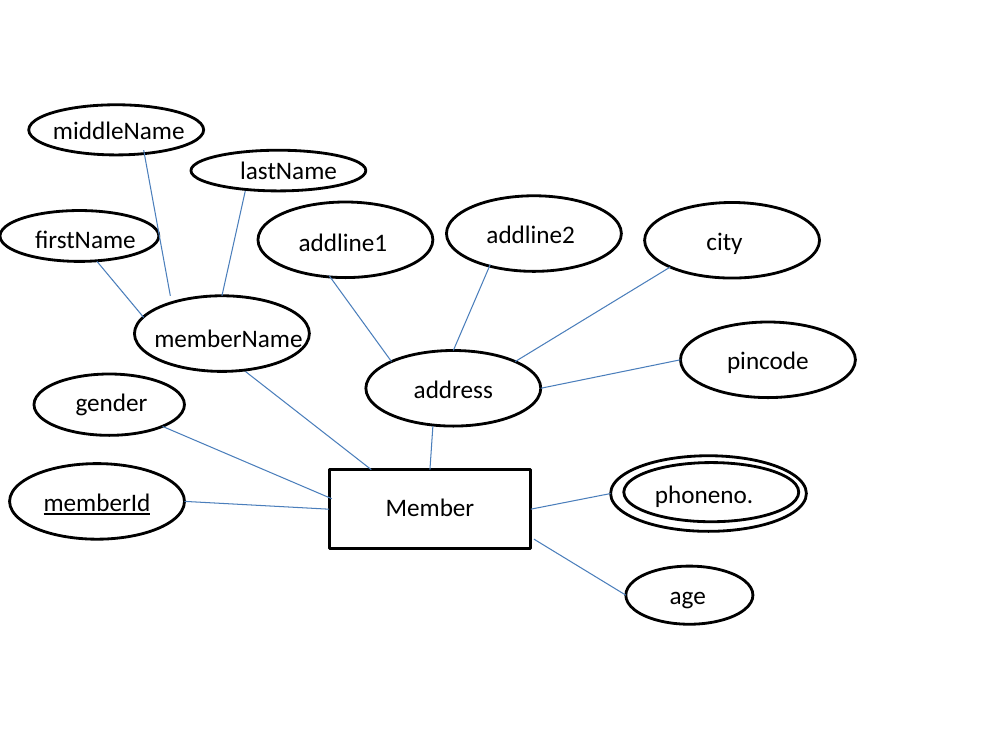
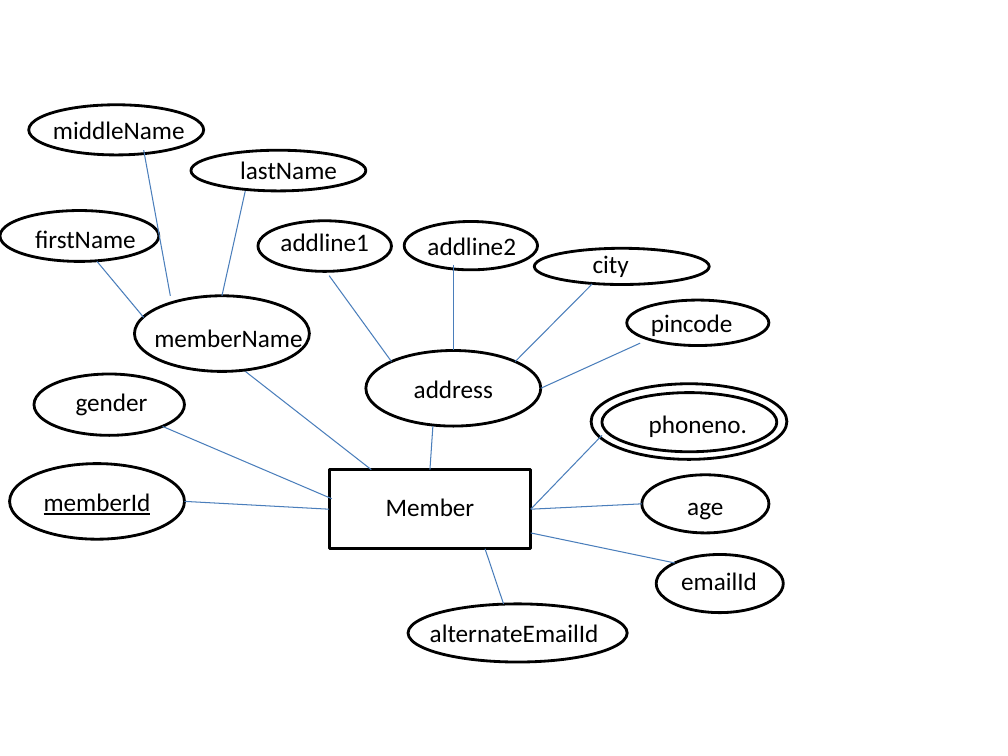
Before and after one commit to brillio-induction-2015-group-1/Project, a slide deck: slide 1 of Documentation/erdiagram.pptx. Drawn at 1008x756 pixels with LibreOffice and Linux fonts; fonts in the diff are those of the drawing. Boxes give left, top, right and bottom in pixels: in the first picture for what was removed or moved away, otherwise in the second. Text is boxed around its words. In the diff, an @@ line names an element or a change of style, - is before the commit and + after.

```diff
--- a/Documentation/erdiagram.pptx
+++ b/Documentation/erdiagram.pptx
@@ ellipse: place and size @@
-ellipse at box(258, 202, 433, 277)
+ellipse at box(258, 221, 391, 271)
@@ text "addline1": place and size @@
-text "addline1" at box(299, 233, 388, 251)
+text "addline1" at box(280, 233, 369, 251)
@@ ellipse: place and size @@
-ellipse at box(447, 196, 622, 271)
+ellipse at box(404, 222, 537, 270)
@@ text "addline2": place and size @@
-text "addline2" at box(486, 225, 575, 243)
+text "addline2" at box(427, 237, 516, 255)
@@ line moved from (490, 265) - (454, 351) to (454, 265) - (454, 351) @@
@@ ellipse: place and size @@
-ellipse at box(645, 203, 821, 278)
+ellipse at box(534, 248, 710, 284)
@@ text "city": place and size @@
-text "city" at box(706, 232, 742, 254)
+text "city" at box(593, 255, 629, 277)
@@ line moved from (670, 267) - (515, 362) to (592, 284) - (515, 362) @@
@@ ellipse: place and size @@
-ellipse at box(680, 322, 856, 397)
+ellipse at box(627, 300, 769, 346)
@@ text "pincode": place and size @@
-text "pincode" at box(727, 351, 809, 373)
+text "pincode" at box(651, 314, 733, 339)
@@ line moved from (680, 360) - (541, 388) to (640, 343) - (541, 388) @@
@@ ellipse: place and size @@
-ellipse at box(611, 456, 806, 531)
+ellipse at box(591, 384, 786, 460)
@@ ellipse: place and size @@
-ellipse at box(624, 463, 799, 522)
+ellipse at box(602, 393, 777, 453)
@@ text "phoneno.": place and size @@
-text "phoneno." at box(655, 485, 753, 507)
+text "phoneno." at box(649, 415, 747, 437)
@@ line moved from (531, 509) - (611, 494) to (531, 509) - (602, 435) @@
@@ ellipse: place and size @@
-ellipse at box(626, 566, 753, 625)
+ellipse at box(642, 475, 769, 533)
@@ line moved from (626, 595) - (534, 539) to (642, 504) - (531, 509) @@
@@ text "age": place and size @@
-text "age" at box(670, 591, 706, 609)
+text "age" at box(687, 502, 723, 520)
@@ line added from (531, 533) to (674, 563), #4B7EBC 0.75 pt @@
@@ line added from (485, 548) to (504, 604), #4B7EBC 0.75 pt @@
@@ ellipse added at box(656, 554, 783, 613), outline #000000 2 pt @@
@@ text added at box(681, 572, 757, 590), 18 pt, text #000000 @@
+emailId
@@ ellipse added at box(408, 604, 627, 662), outline #000000 2 pt @@
@@ text added at box(430, 624, 599, 643), 18 pt, text #000000 @@
+alternateEmailId
```
Also in this commit, not shown: 3 other slides changed, 2 other files.
